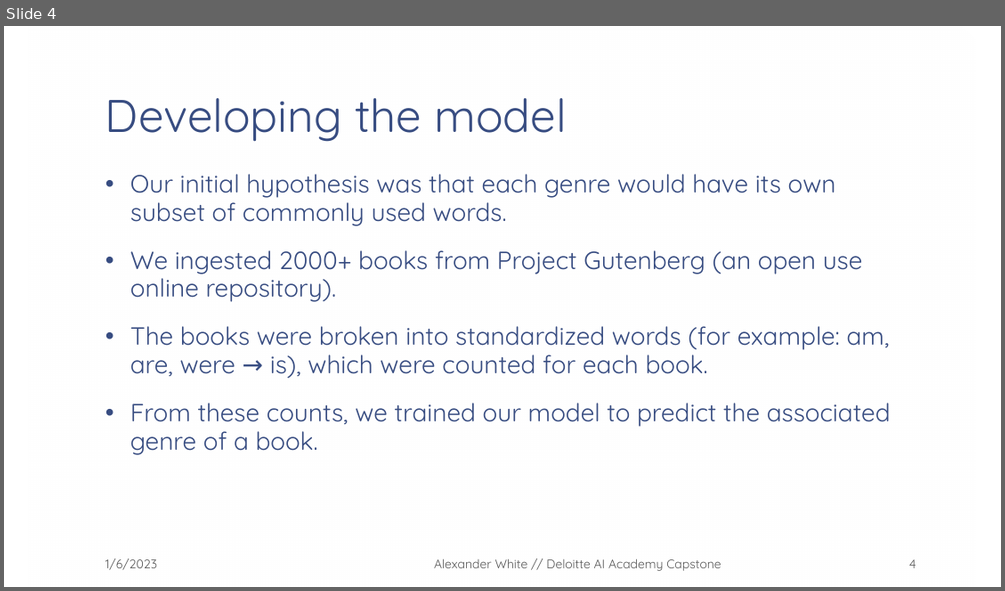
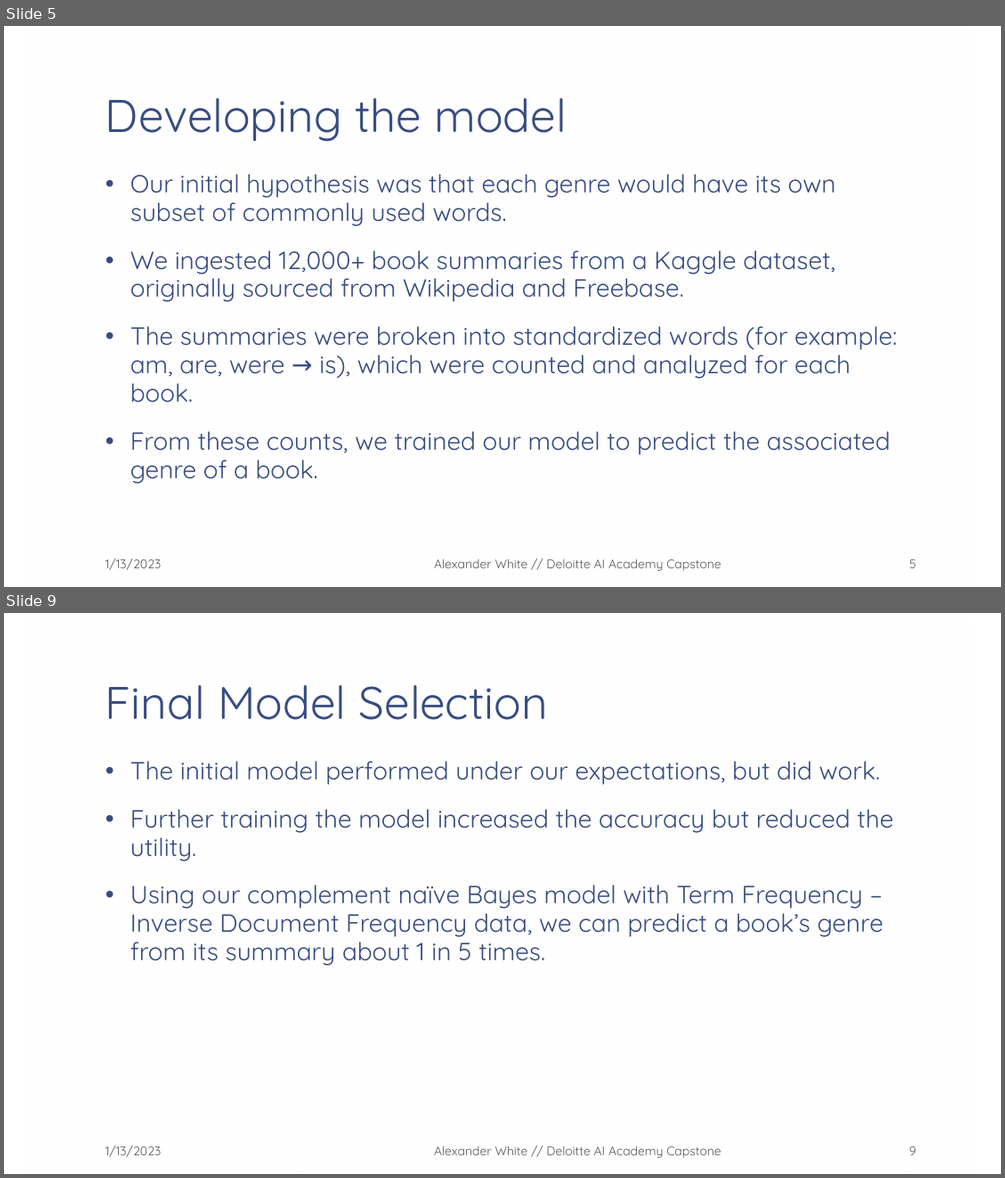
Before and after one commit to SolivagantAI/AI-Academy-Capstone, a slide deck: Presentations/Machine Learning in the Milieu.pptx. Shown one above the other, each under a label of ours: slide 4 before the commit, slides 5 and 9 after it; the slides between them are not shown. The pictures are 1005x591 and 1005x1178 pixels, drawn with LibreOffice and Linux fonts; fonts in the diff are those of the drawing; background and template pictures are left out. Boxes give left, top, right and bottom in pixels: in the first picture for what was removed or moved away, otherwise in the second. Text is boxed around its words. In the diff, an @@ line names an element or a change of style, - is before the commit and + after.

```diff
--- a/Presentations/Machine Learning in the Milieu.pptx
+++ b/Presentations/Machine Learning in the Milieu.pptx
@@ slide 9 added at <box>4,613,1001,1174</box>, background picture (left out); not listed: 1 template element that a slide beside it also shows @@
@@ title added at <box>105,685,548,720</box>, 44 pt, text #374C81 @@
+Final Model Selection
@@ text added at <box>130,761,893,965</box>, 24 pt, text #374C81 @@
+• The initial model performed under our expectations, but did work.
+• Further training the model increased the accuracy but reduced the utility.
+• Using our complement naïve Bayes model with Term Frequency – Inverse Document Frequency data, we can predict a book’s genre from its summary about 1 in 5 times.
@@ text added at <box>105,1145,162,1157</box>, 12 pt, text #595959 @@
+1/13/2023
@@ text added at <box>434,1146,720,1158</box>, 12 pt, text #595959 @@
+Alexander White // Deloitte AI Academy Capstone
@@ page number added at <box>909,1146,916,1155</box>, 12 pt, text #595959 @@
+9
@@ what was slide 4 is now slide 5 @@
@@ slide 5 changed as well @@
@@ text at <box>130,250,897,402</box>: text changed @@
-• We ingested 2000+ books from Project Gutenberg (an open use online repository).
-• The books were broken into standardized words (for example: am, are, were → is), which were counted for each book.
+• We ingested 12,000+ book summaries from a Kaggle dataset, originally sourced from Wikipedia and Freebase.
+• The summaries were broken into standardized words (for example: am, are, were → is), which were counted and analyzed for each book.
@@ text at <box>105,558,162,570</box>: text changed @@
-1/6/2023
+1/13/2023
@@ page number at <box>909,559,916,568</box>: text changed @@
-4
+5
```
Also in this commit, not shown: 6 other slides changed, 5 other slides added, 1 slide removed, 1 other file.
